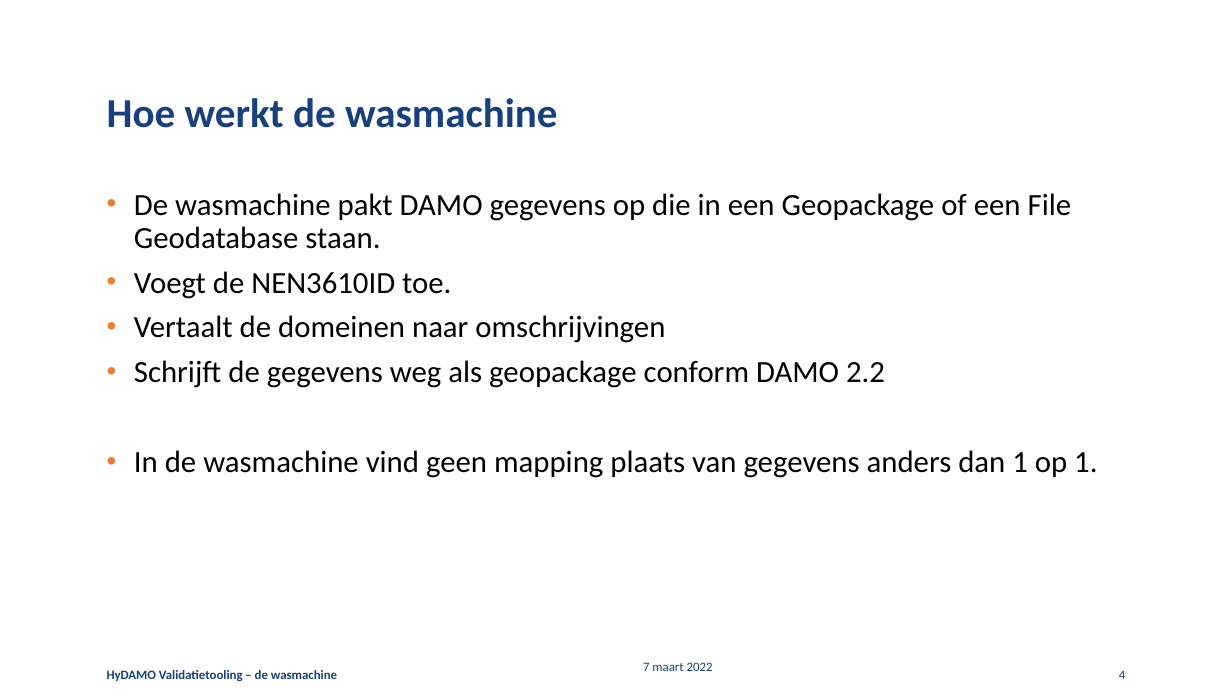
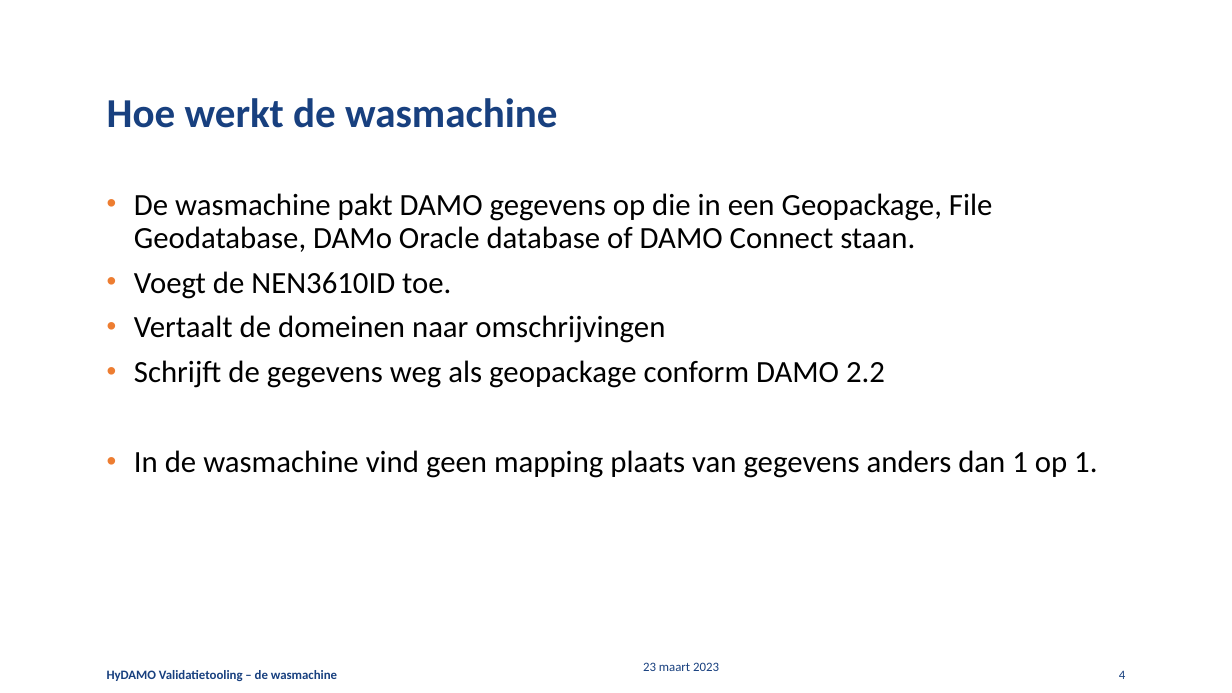
Before and after one commit to HetWaterschapshuis/HyDAMOValidatieregels, a slide deck: slide 4 of hydamo_wasmachine/HyDAMOWasmachine.pptx. Drawn at 1232x693 pixels with LibreOffice and Linux fonts; fonts in the diff are those of the drawing; background and template pictures are left out. Boxes give left, top, right and bottom in pixels: in the first picture for what was removed or moved away, otherwise in the second. Text is boxed around its words. In the diff, an @@ line names an element or a change of style, - is before the commit and + after.

Commit message:
HyDAMO Wasmachine v2_0
Aangepaste Excel gefocused op HyDAMO ipv heel DAMO
Aangepaste readers; nu geschikt voor gebruik met fgdb, gpg, DAMO database en DAMO Connect
Omzetting afvoeraanvoergebied.waterafvoer en .gerelateerdafvoergebied

```diff
--- a/hydamo_wasmachine/HyDAMOWasmachine.pptx
+++ b/hydamo_wasmachine/HyDAMOWasmachine.pptx
@@ text at bbox=[134, 193, 993, 252]: text changed @@
-• De wasmachine pakt DAMO gegevens op die in een Geopackage of een File Geodatabase staan.
+• De wasmachine pakt DAMO gegevens op die in een Geopackage, File Geodatabase, DAMo Oracle database of DAMO Connect staan.
@@ text at bbox=[643, 662, 719, 671]: text changed @@
-7 maart 2022
+23 maart 2023
```
Also in this commit, not shown: 4 other slides changed, 2 other files.
